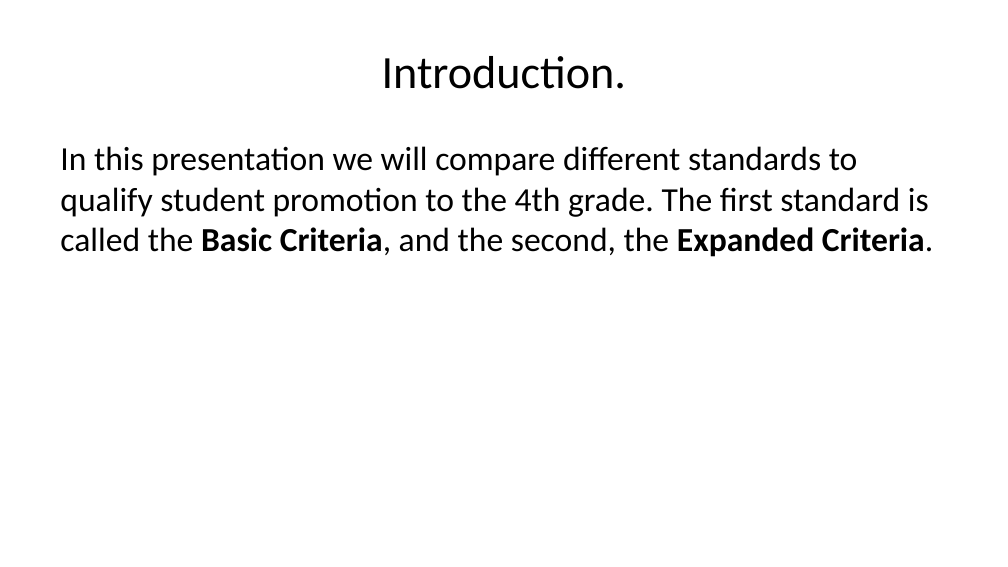
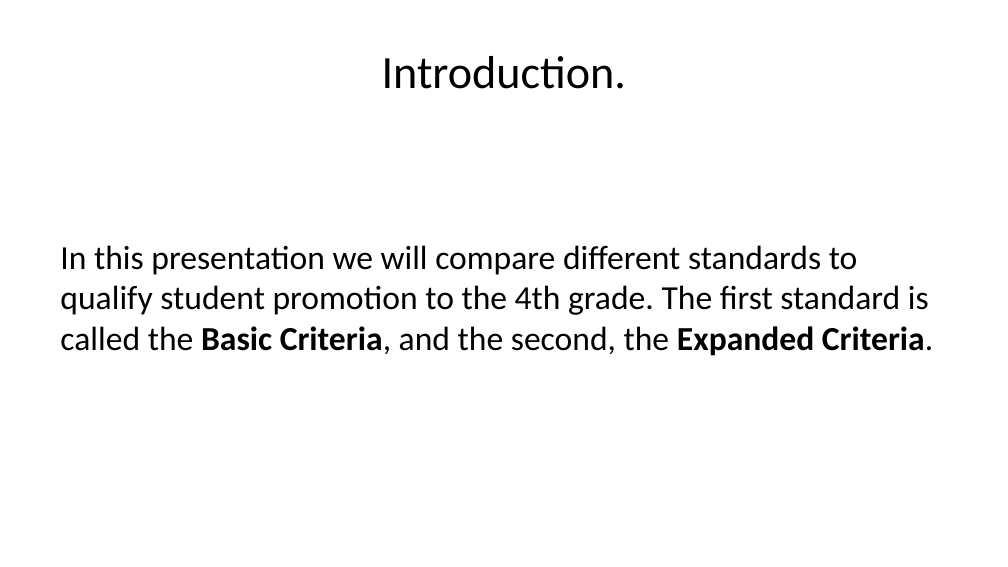
Before and after one commit to guhatanuj/DHCE-Project, a slide deck: slide 2 of Guha-s-Work.pptx. Drawn at 1008x567 pixels with LibreOffice and Linux fonts; fonts in the diff are those of the drawing. Boxes give left, top, right and bottom in pixels: in the first picture for what was removed or moved away, otherwise in the second. Text is boxed around its words. In the diff, an @@ line names an element or a change of style, - is before the commit and + after.

```diff
--- a/Guha-s-Work.pptx
+++ b/Guha-s-Work.pptx
@@ text "In this presentation we will ...": place and size @@
-text "In this presentation we will ..." at [60, 146, 933, 257]
+text "In this presentation we will ..." at [60, 245, 933, 356]
```
Also in this commit, not shown: 2 other slides changed, 1 slide added, 1 slide removed, 1 other file.
